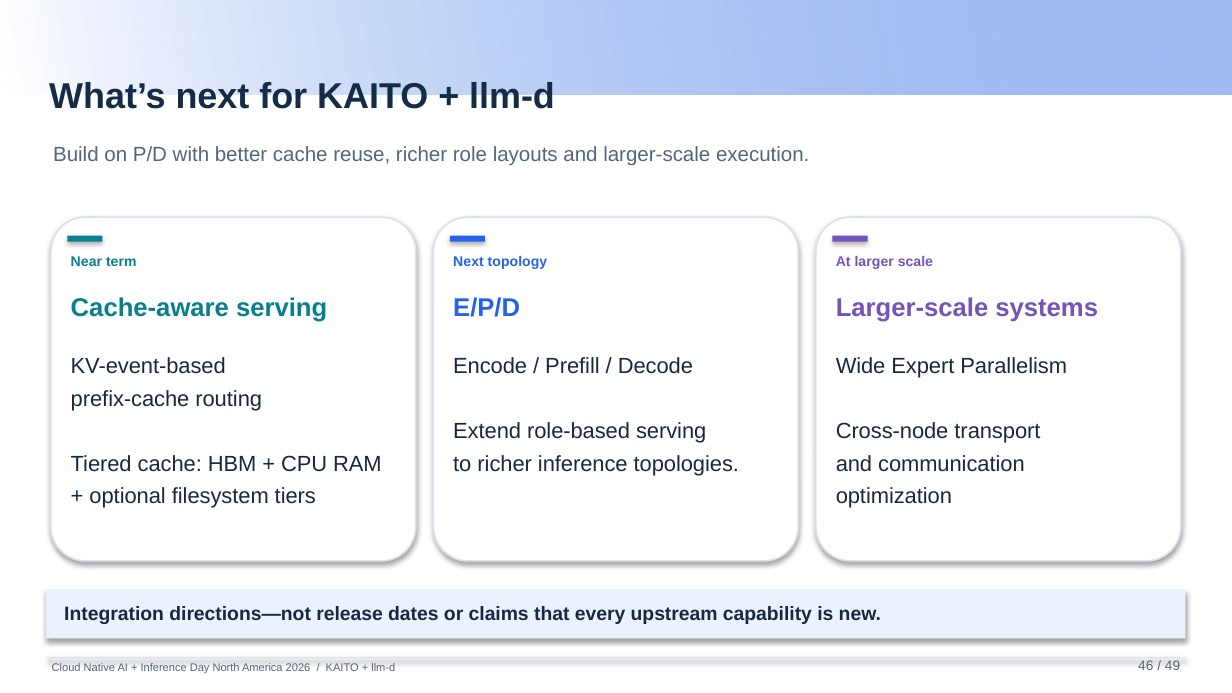
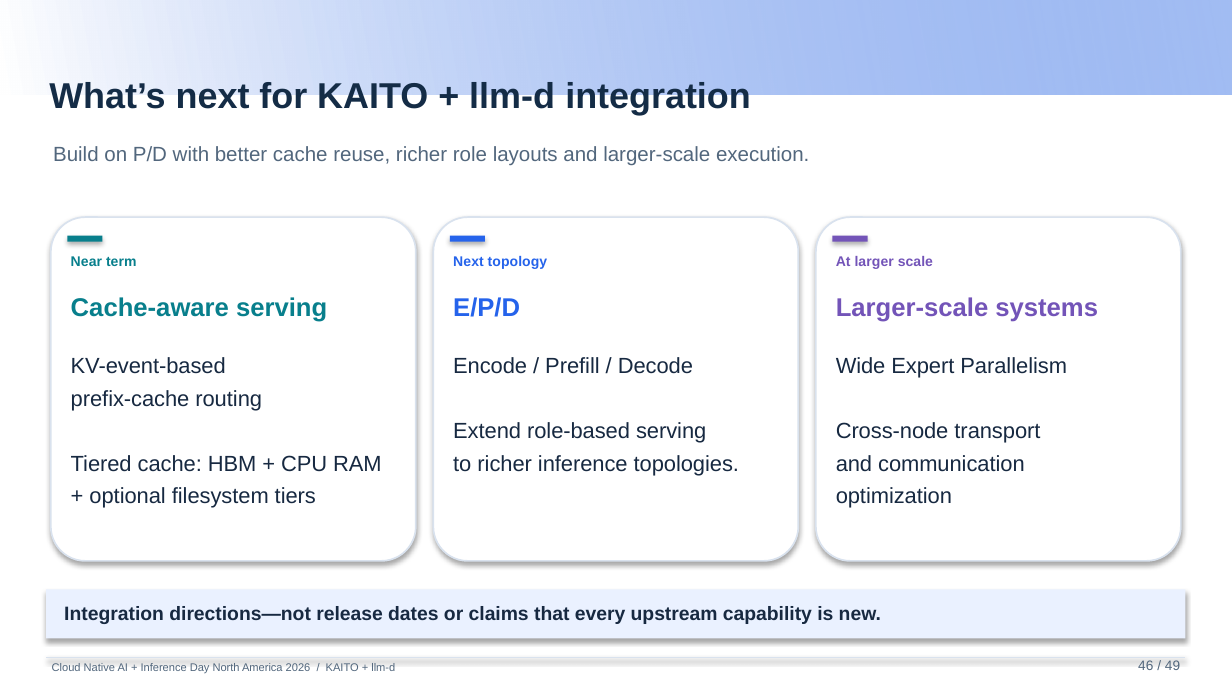
Before and after one commit to andyzhangx/demo, a slide deck: slide 42 of llm/pd-disaggregation/kubecon-na-2026-pd-disaggregation-kaito-llmd.pptx (slide 46 before the commit). Drawn at 1232x693 pixels with LibreOffice and Linux fonts; fonts in the diff are those of the drawing; background and template pictures are left out. Boxes give left, top, right and bottom in pixels: in the first picture for what was removed or moved away, otherwise in the second. Text is boxed around its words. In the diff, an @@ line names an element or a change of style, - is before the commit and + after.

```diff
--- a/llm/pd-disaggregation/kubecon-na-2026-pd-disaggregation-kaito-llmd.pptx
+++ b/llm/pd-disaggregation/kubecon-na-2026-pd-disaggregation-kaito-llmd.pptx
@@ text at (49,82,750,115): text changed @@
-What’s next for KAITO + llm-d
+What’s next for KAITO + llm-d integration
```
Also in this commit, not shown: 15 other slides changed, 3 slides added.
